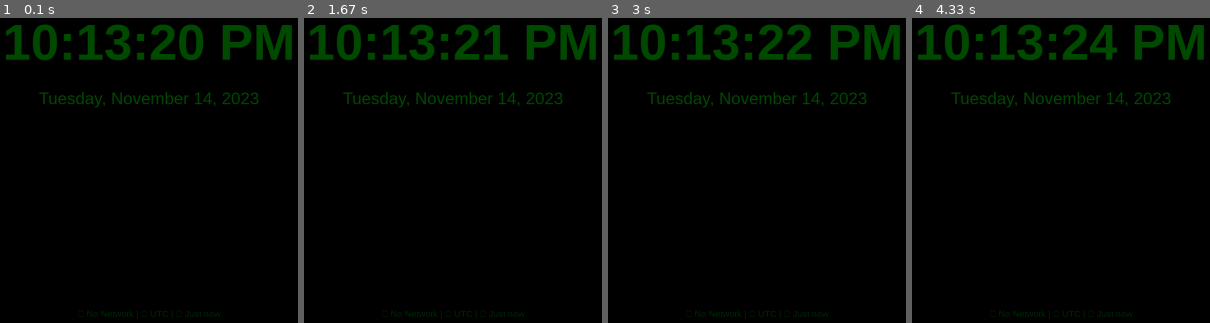
Above: before the commit, frames 1-4 (left to right).
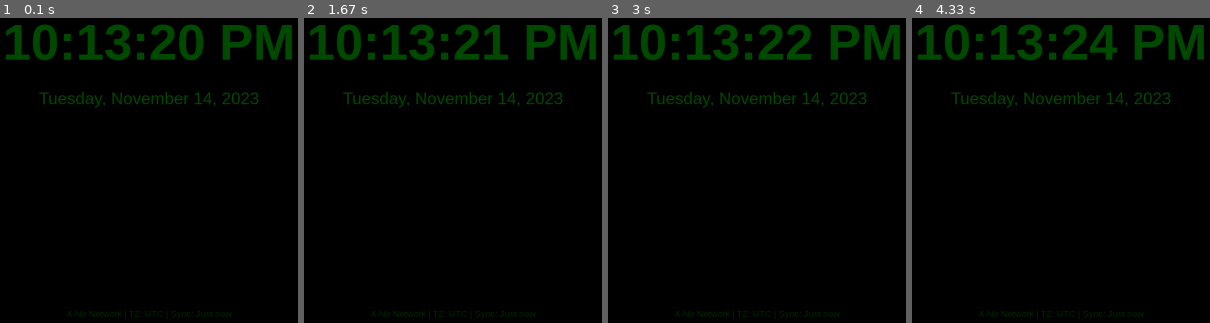
Above: after the commit, the same moments.

Repository: AhsenBaig-boilerplate/rpi-digital-clock
Game: pygame game, started from app/clock_display.py
Same seed, same stepped clock (60 frames per second), same inputs: the game is played once before the commit and once after it.
Inputs:
- Up to frame 1 (0.1 s): no input
- Up to frame 2 (1.67 s): no input
- Up to frame 3 (3 s): no input
- Up to frame 4 (4.33 s): no input

The runs differ from the first frame. In frame 1, 0.2% of the frame differs, in the area x 22-78%, y 96-99%; in frame 2, 0.2%; in frame 3, 0.2%; in frame 4, 0.2%.

Commit message:
Fix emoji rendering for pygame 1.9.6 compatibility
- Replaced emojis with ASCII-safe text symbols
- pygame 1.9.6 doesn't support Unicode characters above \uFFFF (emojis)
- Network: WiFi:/Net:/X instead of 📶/🌐/❌
- Timezone: TZ: instead of 🌍
- Sync: Sync: instead of 🔄
- Added Unicode error fallback with ASCII replacement
- Status bar now displays: "WiFi: WiFi 70/100 | TZ: America/New_York | Sync: 5m ago"
- Fixes UnicodeError crash on render

Diff:
--- a/app/clock_display.py
+++ b/app/clock_display.py
@@ -407,32 +407,38 @@
 
     def render_status_bar(self, status_color):
         """Render status bar with system information."""
-        # Status items with emojis
+        # Status items with symbols (pygame 1.9.6 compatible - no emoji support)
         status_items = []
 
-        # Network status with emoji
+        # Network status with symbol
         if self.network_status:
             if "WiFi" in self.network_status:
-                icon = "📶"
+                icon = "WiFi:"
             elif "Ethernet" in self.network_status:
-                icon = "🌐"
+                icon = "Net:"
             else:
-                icon = "❌"
+                icon = "X"
             status_items.append(f"{icon} {self.network_status}")
         else:
-            status_items.append("❌ No Network")
-
-        # Timezone with emoji
+            status_items.append("X No Network")
+
+        # Timezone with symbol
         if self.timezone_name:
-            status_items.append(f"🌍 {self.timezone_name}")
-
-        # Last sync with emoji
-        status_items.append(f"🔄 {self.get_time_since_sync()}")
+            status_items.append(f"TZ: {self.timezone_name}")
+
+        # Last sync with symbol
+        status_items.append(f"Sync: {self.get_time_since_sync()}")
 
         status_text = " | ".join(status_items)
 
         # Render status text with brightness-adjusted color
-        status_surface = self.status_font.render(status_text, True, status_color)
+        try:
+            status_surface = self.status_font.render(status_text, True, status_color)
+        except UnicodeError as e:
+            # Fallback to ASCII-only if Unicode fails
+            logging.warning(f"Unicode error in status bar, using ASCII fallback: {e}")
+            status_text = status_text.encode('ascii', 'replace').decode('ascii')
+            status_surface = self.status_font.render(status_text, True, status_color)
 
         # Position at bottom center with some padding
         status_rect = status_surface.get_rect(
